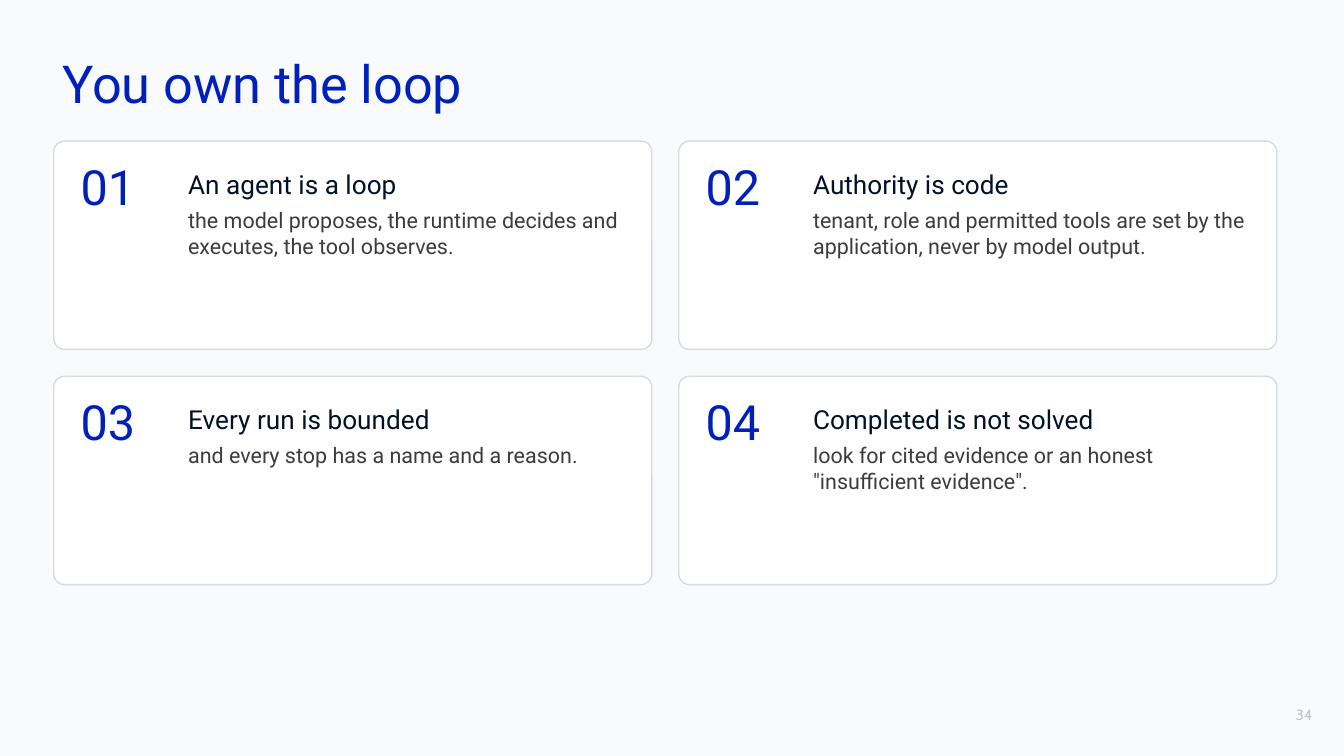
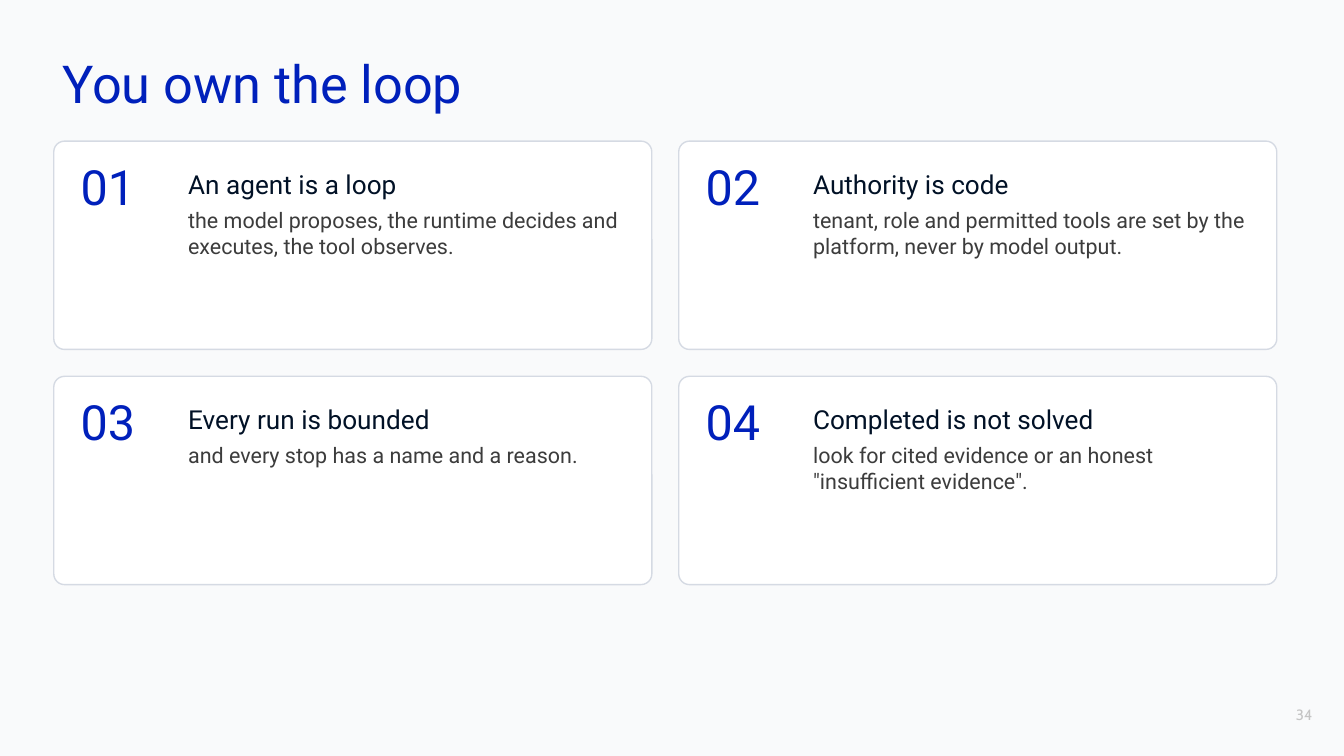
Before and after one commit to maxvpavlov/ciklum-innovate-l3-2026, a slide deck: slide 34 of L3 2026 Agentic Platform Instructor Materials/slides/01 Agent architecture and the ReAct runtime.pptx. Drawn at 1344x756 pixels with LibreOffice and Linux fonts; fonts in the diff are those of the drawing; background and template pictures are left out. Boxes give left, top, right and bottom in pixels: in the first picture for what was removed or moved away, otherwise in the second. Text is boxed around its words. In the diff, an @@ line names an element or a change of style, - is before the commit and + after.

```diff
--- a/L3 2026 Agentic Platform Instructor Materials/slides/01 Agent architecture and the ReAct runtime.pptx
+++ b/L3 2026 Agentic Platform Instructor Materials/slides/01 Agent architecture and the ReAct runtime.pptx
@@ text at [813, 212, 1244, 259]: text changed @@
-tenant, role and permitted tools are set by the application, never by model output.
+tenant, role and permitted tools are set by the platform, never by model output.
```
Also in this commit, not shown: 2 other slides changed, 6 other files.
